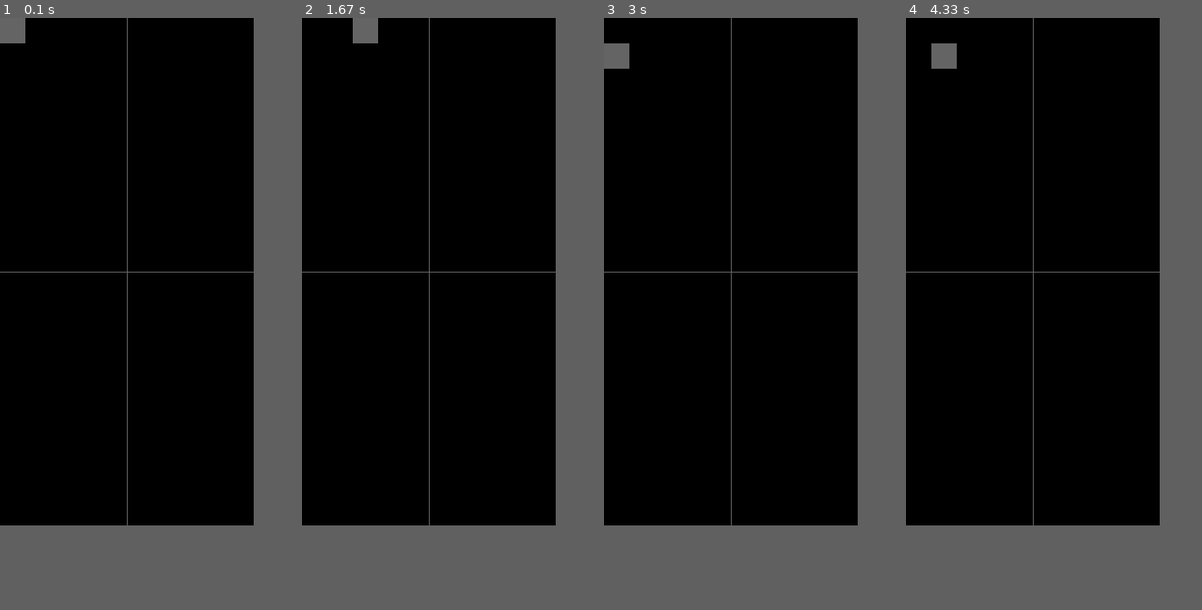
Above: before the commit, frames 1-4 (left to right).
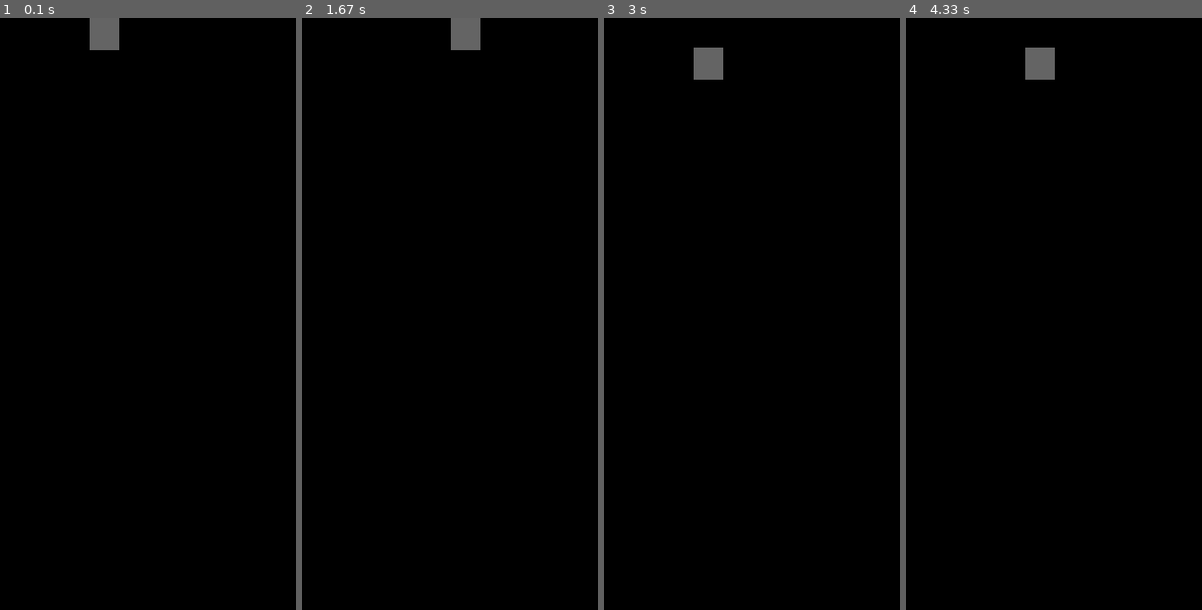
Above: after the commit, the same moments.

Repository: Andreas-Svensson/python
Game: pygame game, started from Explorations/Tetris/learning_pygame.py
The game is run twice, just before and just after one commit, with the same random seed, the same clock (stepped at 60 frames per second) and the same inputs.
Inputs:
- Up to frame 1 (0.1 s): no input
- Up to frame 2 (1.67 s): hold Right 0.33-0.8 s; hold Right 1.17-1.63 s
- Up to frame 3 (3 s): hold Left 1.67-2.2 s; hold Down 2.23-2.53 s; hold Left 2.57-2.97 s
- Up to frame 4 (4.33 s): hold Up 3-3.37 s; hold Right 3.4-4.03 s; hold Down from 4.07 s (still down)
The window is 300x600 before the commit and 350x700 after it. Grey fills any space a smaller window leaves; there, only what the larger window draws over its background counts as a difference.

The runs differ from the first frame. In frame 1, 1.3% of the frame differs, in the area x 0-86%, y 0-86%; in frame 2, 1.3%; in frame 3, 1.3%; in frame 4, 1.2%.

Commit message:
trying to find and draw indices of shape

Diff:
--- a/Explorations/Tetris/learning_pygame.py
+++ b/Explorations/Tetris/learning_pygame.py
@@ -4,7 +4,7 @@
 import numpy as np
 pygame.init()
 
-size = width, height = 300, 600 # window size
+size = width, height = 350, 700 # window size
 black = 0, 0, 0 # background color
 gray = 100, 100, 100 # shape color
 
@@ -15,16 +15,28 @@
 # ball = pygame.image.load("c:/GitHub/Python-Andreas-Svensson/Explorations/Tetris/assets/intro_ball.gif")
 # ballrect = ball.get_rect()
 
-shape_x = 0
-shape_y = 0
-shape_width = 30
-shape_height = 30
+board = np.zeros((22, 10))  # 10x20 size board, top 2 rows are outside of visible game board
 
+move_distance = 35 # change factor of velocity for input move commands
+
+x_pos = 3 * move_distance # starting pos of shape is always 3 steps to the right (shapes start centered of offset 1 to the left)
+y_pos = 0 # starting pos of shape
+shape_width = 35
+shape_height = 35
+
+I = np.array(([0, 0, 0, 0], [1, 1, 1, 1], [0, 0, 0, 0], [0, 0, 0, 0])) # I-shape
+O = np.array(([0, 1, 1, 0], [0, 1, 1, 0], [0, 0, 0, 0], [0, 0, 0, 0])) # O-shape
+T = np.array(([0, 1, 0], [1, 1, 1], [0, 0, 0])) # T-shape
+J = np.array(([1, 0, 0], [1, 1, 1], [0, 0, 0])) # J-shape
+L = np.array(([0, 0, 1], [1, 1, 1], [0, 0, 0])) # L-shape
+S = np.array(([0, 1, 1], [1, 1, 0], [0, 0, 0])) # S-shape
+Z = np.array(([1, 1, 0], [0, 1, 1], [0, 0, 0])) # Z-shape
+
+shape = I
 # ----- position and velocity variables -----
-vel = 30 # change factor of velocity for input move commands
 
 while 1:
-    pygame.time.delay(10) # set a delay of n ms
+    # pygame.time.delay(10) # set a delay of n ms
 
     # ----- events -----
     events = pygame.event.get()
@@ -32,25 +44,24 @@
         if event.type == pygame.QUIT: sys.exit() # exit if exit
 
         if event.type == pygame.KEYDOWN:
-            if event.key == pygame.K_LEFT and shape_x - vel >= 0:
-                shape_x -= vel
+            if event.key == pygame.K_LEFT and x_pos - move_distance >= 0:
+                x_pos -= move_distance
 
-            if event.key == pygame.K_RIGHT and shape_x + vel < width:
-                shape_x += vel
+            if event.key == pygame.K_RIGHT and x_pos + move_distance < width:
+                x_pos += move_distance
 
-            if event.key == pygame.K_UP and shape_y - vel >= 0:
-                shape_y -= vel
+            if event.key == pygame.K_UP and y_pos - move_distance >= 0:
+                y_pos -= move_distance
 
-            if event.key == pygame.K_DOWN and shape_y + vel < height:
-                shape_y += vel
+            if event.key == pygame.K_DOWN and y_pos + move_distance < height:
+                y_pos += move_distance
 
     # ----- overwrite old screen with black, draw new screen, and show (flip) it -----
     screen.fill(black)
 
-    for i in range(600):
-        screen.set_at((150, i), gray)
-        screen.set_at((i, 300), gray)
+    #screen.blit(screen, pygame.draw.rect(screen, gray, square)) # NOTE: Drawing test rect on screen
+    x, y = np.where(shape == 1)
+    for a, b in zip(x, y):
+        pygame.draw.rect(screen, gray, (x_pos + a, y_pos + b, shape_width, shape_height))
 
-    #screen.blit(screen, pygame.draw.rect(screen, gray, square)) # NOTE: Drawing test rect on screen
-    pygame.draw.rect(screen, gray, (shape_x, shape_y, shape_width, shape_height))
     pygame.display.flip()
--- a/Explorations/Tetris/tetrominoes.py
+++ b/Explorations/Tetris/tetrominoes.py
@@ -22,3 +22,11 @@
 print("L-" + str(L))
 print("S-" + str(S))
 print("Z-" + str(Z))
+
+for i in I.shape:
+    print(i)
+
+print(I.shape[I.shape>0])
+
+x, y = np.where(I.shape == 1)
+print(x, y)
